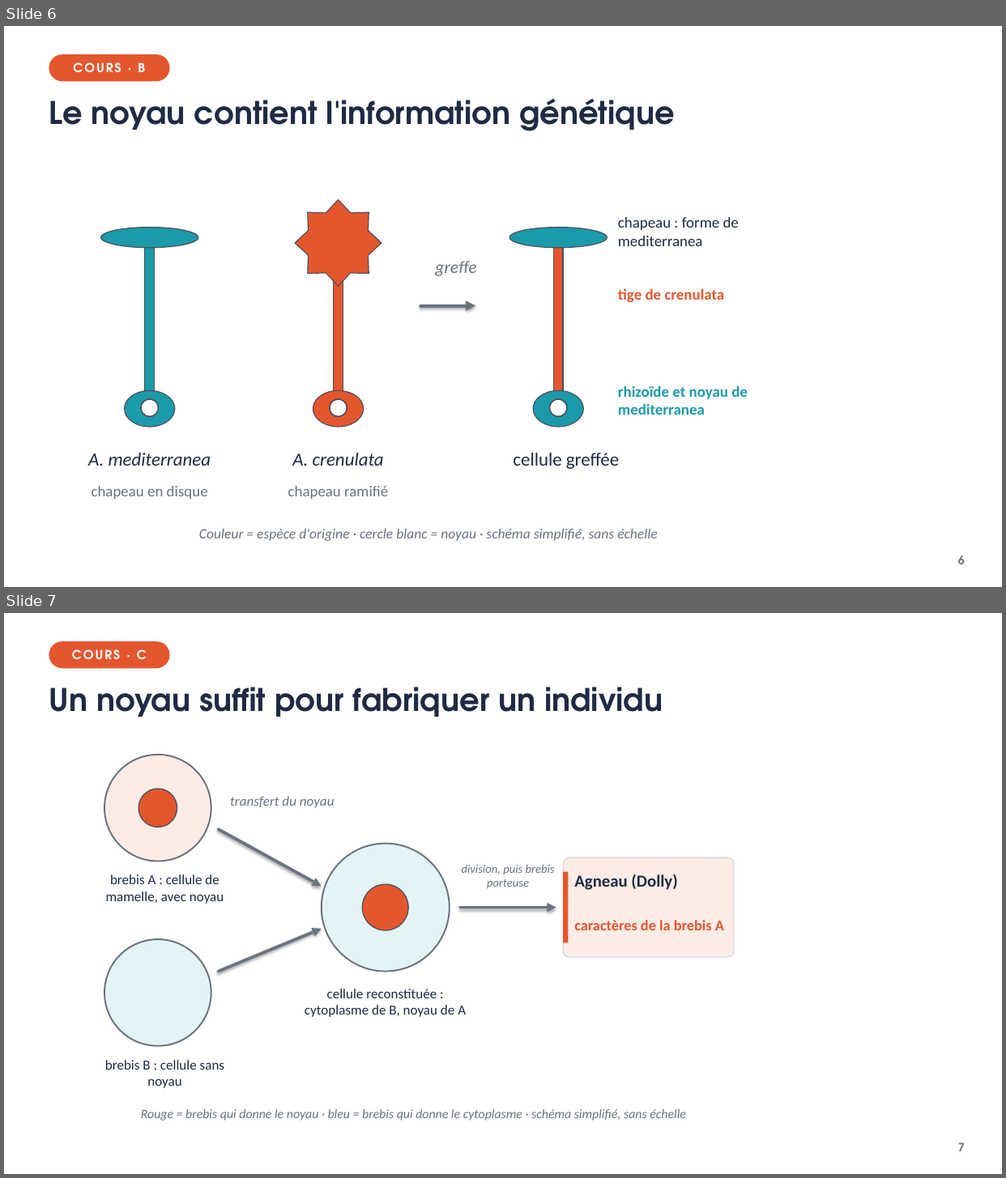
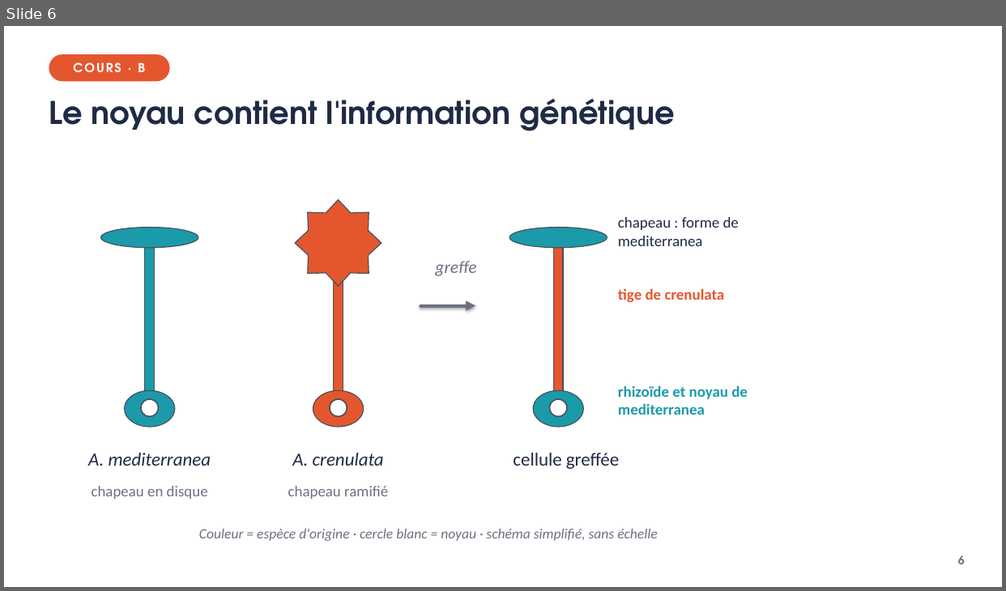
Before and after one commit to VinceIXIV/SVT-cour, a slide deck: cours/3e/S02-la-cellule-et-son-noyau-ou-se-trouve-l-information-genetique/3e-S02-diaporama.pptx. Shown one above the other, each under a label of ours: slides 6 and 7 before the commit, slide 6 after it. The pictures are 1006x1178 and 1006x591 pixels, drawn with LibreOffice and Linux fonts; fonts in the diff are those of the drawing. Boxes give left, top, right and bottom in pixels: in the first picture for what was removed or moved away, otherwise in the second. Text is boxed around its words. In the diff, an @@ line names an element or a change of style, - is before the commit and + after.

Commit message:
Mise à jour des cours (3e S01, 3e S02, 3e S03, 3e S04, 3e S05, 3e S06, 3e S07, 3e S08, 3e S09, 3e S10, 3e S11, 3e S12, 3e S13, 3e S14, 3e S15, 3e S16, 3e S17, 3e S18, 3e S19, 3e S20, 3e S21, 4e S01, 4e S02, 4e S03, 4e S04, 4e S05, 4e S06, 4e S07, 4e S08, 4e S09, 4e S10, 4e S11, 4e S12, 4e S13, 4e S14, 4e S15, 4e S16, 4e S17)

```diff
--- a/cours/3e/S02-la-cellule-et-son-noyau-ou-se-trouve-l-information-genetique/3e-S02-diaporama.pptx
+++ b/cours/3e/S02-la-cellule-et-son-noyau-ou-se-trouve-l-information-genetique/3e-S02-diaporama.pptx
@@ slide 7 removed at <box>4,613,1002,1174</box>, background #FFFFFF @@
@@ rounded rectangle removed at <box>49,641,169,668</box> @@
-COURS · C
@@ title removed at <box>49,687,663,717</box> @@
-Un noyau suffit pour fabriquer un individu
@@ ellipse removed at <box>104,755,211,862</box> @@
@@ ellipse removed at <box>138,789,177,827</box> @@
@@ text removed at <box>106,875,224,904</box> @@
-brebis A : cellule de mamelle, avec noyau
@@ group removed at <box>460,858,734,957</box>: 3 texts, 1 arrow, 1 rounded rectangle, 1 rectangle @@
-division, puis brebis porteuse
-Agneau (Dolly)
-caractères de la brebis A
@@ ellipse removed at <box>104,939,211,1046</box> @@
@@ group removed at <box>218,796,466,1017</box>: 2 arrows, 2 texts, 2 ellipses @@
-transfert du noyau
-cellule reconstituée : cytoplasme de B, noyau de A
@@ text removed at <box>105,1060,224,1088</box> @@
-brebis B : cellule sans noyau
@@ text removed at <box>141,1110,686,1121</box> @@
-Rouge = brebis qui donne le noyau · bleu = brebis qui donne le cytoplasme · schéma simplifié, sans échelle
@@ page number removed at <box>958,1143,965,1152</box> @@
-7
```
Also in this commit, not shown: 3 slides changed, 2 slides added, 1 other slide removed, 8 other files.
